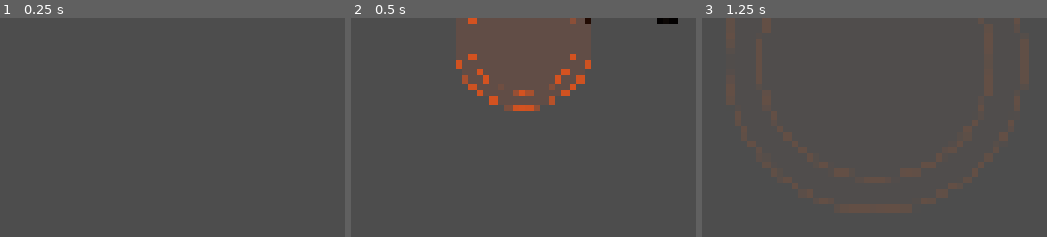
Above: before the commit, frames 1-3 (left to right).
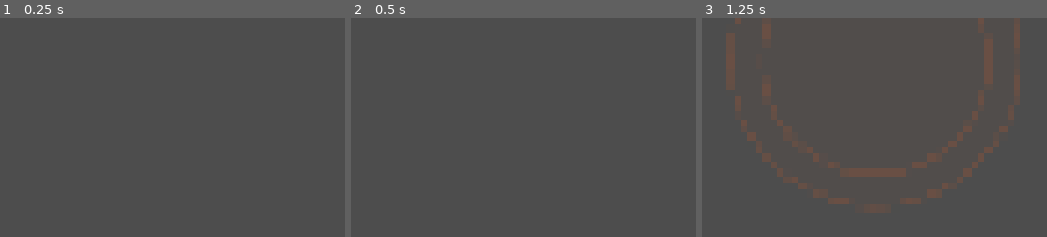
Above: after the commit, the same moments.

Repository: Triggggie/tree-guardian
Game: Godot game, scene res://tests/enemies/ancient_bark_colossus_quake_smoke_test.tscn
The game is run twice, just before and just after one commit, with the same random seed, the same clock (stepped at 60 frames per second) and the same inputs. This scene is started directly instead of the project's main scene.
Inputs:
- Up to frame 1 (0.25 s): no input
- Up to frame 2 (0.5 s): no input
- Up to frame 3 (1.25 s): no input

Frame 1 is identical in both runs. In frame 2, 2.0% of the frame differs, in the area x 30-95%, y 0-43%; in frame 3, 2.0%, in the area x 9-93%, y 6-85%.

Commit message:
Animate Ancient Bark Colossus heavy walk

Diff:
--- a/scenes/enemies/ancient_bark_colossus.tscn
+++ b/scenes/enemies/ancient_bark_colossus.tscn
@@ -1,10 +1,81 @@
-[gd_scene load_steps=6 format=3]
+[gd_scene load_steps=15 format=3]
 
 [ext_resource type="Script" path="res://scripts/ancient_bark_colossus.gd" id="1_enemy"]
 [ext_resource type="Script" path="res://scripts/enemies/components/enemy_health_component.gd" id="2_health"]
 [ext_resource type="Script" path="res://scripts/enemies/components/enemy_attack_component.gd" id="3_attack"]
 [ext_resource type="Script" path="res://scripts/enemies/components/enemy_movement_component.gd" id="4_movement"]
-[ext_resource type="Texture2D" path="res://resources/enemies/ancient_bark_colossus/ancient_bark_colossus_v1.png" id="5_colossus_visual"]
+[ext_resource type="Texture2D" path="res://resources/enemies/ancient_bark_colossus/animations/ancient_bark_colossus_walk_v1.png" id="5_colossus_walk"]
+
+[sub_resource type="AtlasTexture" id="AtlasTexture_walk_0"]
+atlas = ExtResource("5_colossus_walk")
+region = Rect2(256, 0, 256, 256)
+
+[sub_resource type="AtlasTexture" id="AtlasTexture_walk_1"]
+atlas = ExtResource("5_colossus_walk")
+region = Rect2(512, 0, 256, 256)
+
+[sub_resource type="AtlasTexture" id="AtlasTexture_walk_2"]
+atlas = ExtResource("5_colossus_walk")
+region = Rect2(768, 0, 256, 256)
+
+[sub_resource type="AtlasTexture" id="AtlasTexture_walk_3"]
+atlas = ExtResource("5_colossus_walk")
+region = Rect2(1024, 0, 256, 256)
+
+[sub_resource type="AtlasTexture" id="AtlasTexture_walk_4"]
+atlas = ExtResource("5_colossus_walk")
+region = Rect2(1280, 0, 256, 256)
+
+[sub_resource type="AtlasTexture" id="AtlasTexture_walk_5"]
+atlas = ExtResource("5_colossus_walk")
+region = Rect2(1536, 0, 256, 256)
+
+[sub_resource type="AtlasTexture" id="AtlasTexture_walk_6"]
+atlas = ExtResource("5_colossus_walk")
+region = Rect2(1792, 0, 256, 256)
+
+[sub_resource type="AtlasTexture" id="AtlasTexture_walk_7"]
+atlas = ExtResource("5_colossus_walk")
+region = Rect2(2048, 0, 256, 256)
+
+[sub_resource type="AtlasTexture" id="AtlasTexture_walk_8"]
+atlas = ExtResource("5_colossus_walk")
+region = Rect2(2304, 0, 256, 256)
+
+[sub_resource type="SpriteFrames" id="SpriteFrames_colossus_walk"]
+animations = [{
+"frames": [{
+"duration": 1.0,
+"texture": SubResource("AtlasTexture_walk_0")
+}, {
+"duration": 1.0,
+"texture": SubResource("AtlasTexture_walk_1")
+}, {
+"duration": 1.0,
+"texture": SubResource("AtlasTexture_walk_2")
+}, {
+"duration": 1.0,
+"texture": SubResource("AtlasTexture_walk_3")
+}, {
+"duration": 1.0,
+"texture": SubResource("AtlasTexture_walk_4")
+}, {
+"duration": 1.0,
+"texture": SubResource("AtlasTexture_walk_5")
+}, {
+"duration": 1.0,
+"texture": SubResource("AtlasTexture_walk_6")
+}, {
+"duration": 1.0,
+"texture": SubResource("AtlasTexture_walk_7")
+}, {
+"duration": 1.0,
+"texture": SubResource("AtlasTexture_walk_8")
+}],
+"loop": true,
+"name": &"walk",
+"speed": 8.0
+}]
 
 [sub_resource type="CircleShape2D" id="CircleShape2D_colossus"]
 radius = 82.0
@@ -28,11 +99,12 @@
 
 [node name="Visual" type="Node2D" parent="."]
 
-[node name="AncientBarkColossusSprite" type="Sprite2D" parent="Visual"]
+[node name="AncientBarkColossusSprite" type="AnimatedSprite2D" parent="Visual"]
 texture_filter = 1
 position = Vector2(0, -110)
 scale = Vector2(1.05, 1.05)
-texture = ExtResource("5_colossus_visual")
+sprite_frames = SubResource("SpriteFrames_colossus_walk")
+animation = &"walk"
 flip_h = true
 
 [node name="CollisionShape2D" type="CollisionShape2D" parent="."]
--- a/scripts/ancient_bark_colossus.gd
+++ b/scripts/ancient_bark_colossus.gd
@@ -1,9 +1,40 @@
 extends "res://scripts/bark_beetle.gd"
 
 
-@onready var colossus_sprite: Sprite2D = (
+const COLOSSUS_WALK_VELOCITY_EPSILON: float = 0.1
+const MIN_COLOSSUS_WALK_SPEED_SCALE: float = 0.25
+const MAX_COLOSSUS_WALK_SPEED_SCALE: float = 1.75
+
+
+@onready var colossus_sprite: AnimatedSprite2D = (
 	$Visual/AncientBarkColossusSprite
 )
+
+
+func update_walk_animation() -> void:
+	if not is_instance_valid(colossus_sprite):
+		return
+	if attack_visual_active:
+		return
+
+	var horizontal_speed: float = abs(velocity.x)
+	if horizontal_speed > COLOSSUS_WALK_VELOCITY_EPSILON:
+		var reference_speed: float = max(move_speed, COLOSSUS_WALK_VELOCITY_EPSILON)
+		colossus_sprite.speed_scale = clamp(
+			horizontal_speed / reference_speed,
+			MIN_COLOSSUS_WALK_SPEED_SCALE,
+			MAX_COLOSSUS_WALK_SPEED_SCALE
+		)
+		if (
+			colossus_sprite.animation != &"walk"
+			or not colossus_sprite.is_playing()
+		):
+			colossus_sprite.play(&"walk")
+		return
+
+	colossus_sprite.speed_scale = 1.0
+	colossus_sprite.animation = &"walk"
+	colossus_sprite.pause()
 
 
 func setup_crowd_formation(
--- a/tests/enemies/ancient_bark_colossus_quake_smoke_test.gd
+++ b/tests/enemies/ancient_bark_colossus_quake_smoke_test.gd
@@ -22,6 +22,7 @@
 
 
 func _ready() -> void:
+	await test_heavy_walk_presentation()
 	await test_phase_one_quake()
 	await test_phase_two_double_pulse()
 	await test_death_between_pulses()
@@ -36,6 +37,80 @@
 		% failures.size()
 	)
 	get_tree().quit(1)
+
+
+func test_heavy_walk_presentation() -> void:
+	var root := Node2D.new()
+	root.name = "HeavyWalkPresentation"
+	add_child(root)
+	var tracker := EnemyTracker.new()
+	root.add_child(tracker)
+	var lane_registry := LaneRegistry.new()
+	root.add_child(lane_registry)
+	var tree_node := MockTree.new()
+	root.add_child(tree_node)
+	var enemy := COLOSSUS.enemy_scene.instantiate() as CharacterBody2D
+	expect(
+		bool(enemy.call("configure_from_definition", COLOSSUS)),
+		"Walk fixture rejected definition."
+	)
+	root.add_child(enemy)
+	var sprite := enemy.get_node("Visual/AncientBarkColossusSprite") as AnimatedSprite2D
+	expect(is_instance_valid(sprite), "Colossus walk visual is not AnimatedSprite2D.")
+	if not is_instance_valid(sprite):
+		await cleanup_fixture(root)
+		return
+	expect(sprite.sprite_frames.has_animation(&"walk"), "Walk animation is missing.")
+	expect(
+		sprite.sprite_frames.get_frame_count(&"walk") == 9,
+		"Walk does not use nine populated frames."
+	)
+	expect(sprite.sprite_frames.get_animation_loop(&"walk"), "Walk animation does not loop.")
+	expect(
+		is_equal_approx(sprite.sprite_frames.get_animation_speed(&"walk"), 8.0),
+		"Walk baseline is not 8 FPS."
+	)
+	expect(
+		sprite.texture_filter == CanvasItem.TEXTURE_FILTER_NEAREST,
+		"Walk texture is not pixel-sharp."
+	)
+	expect(sprite.position == Vector2(0.0, -110.0), "Walk changed ground alignment.")
+	expect(sprite.scale == Vector2(1.05, 1.05), "Walk changed visual scale.")
+
+	enemy.call("setup_crowd_formation", -1.0, 0, 0.0, 0, 1.0, 0.0, 1.0)
+	expect(not sprite.flip_h, "Left-spawned Colossus does not face right.")
+	enemy.velocity.x = COLOSSUS.movement_speed
+	enemy.call("update_walk_animation")
+	expect(sprite.is_playing(), "Walk did not play while moving.")
+	expect(
+		is_equal_approx(sprite.speed_scale, 1.0),
+		"Configured speed did not use baseline cadence."
+	)
+	enemy.velocity.x = COLOSSUS.movement_speed * 0.5
+	enemy.call("update_walk_animation")
+	expect(is_equal_approx(sprite.speed_scale, 0.5), "Walk cadence did not follow velocity.")
+
+	var grounded_frame: int = sprite.frame
+	enemy.velocity.x = 0.0
+	enemy.call("update_walk_animation")
+	expect(not sprite.is_playing(), "Walk continued while stationary.")
+	expect(sprite.frame == grounded_frame, "Stationary walk snapped to another frame.")
+	enemy.call("setup_crowd_formation", 1.0, 0, 0.0, 0, 1.0, 0.0, 1.0)
+	expect(sprite.flip_h, "Right-spawned Colossus does not face left.")
+
+	for frame_index in range(sprite.sprite_frames.get_frame_count(&"walk")):
+		var frame_texture := sprite.sprite_frames.get_frame_texture(
+			&"walk", frame_index
+		) as AtlasTexture
+		expect(is_instance_valid(frame_texture), "Walk frame %d has no atlas texture." % frame_index)
+		if is_instance_valid(frame_texture):
+			expect(
+				frame_texture.region == Rect2(
+					256.0 * float(frame_index + 1), 0.0, 256.0, 256.0
+				),
+				"Walk frame %d does not preserve populated authored order." % frame_index
+			)
+	await cleanup_fixture(root)
 
 
 func test_phase_one_quake() -> void:
Binary file added: resources/enemies/ancient_bark_colossus/animations/ancient_bark_colossus_walk_v1.png
Not shown, added: resources/enemies/ancient_bark_colossus/animations/ancient_bark_colossus_walk_v1.png.import
